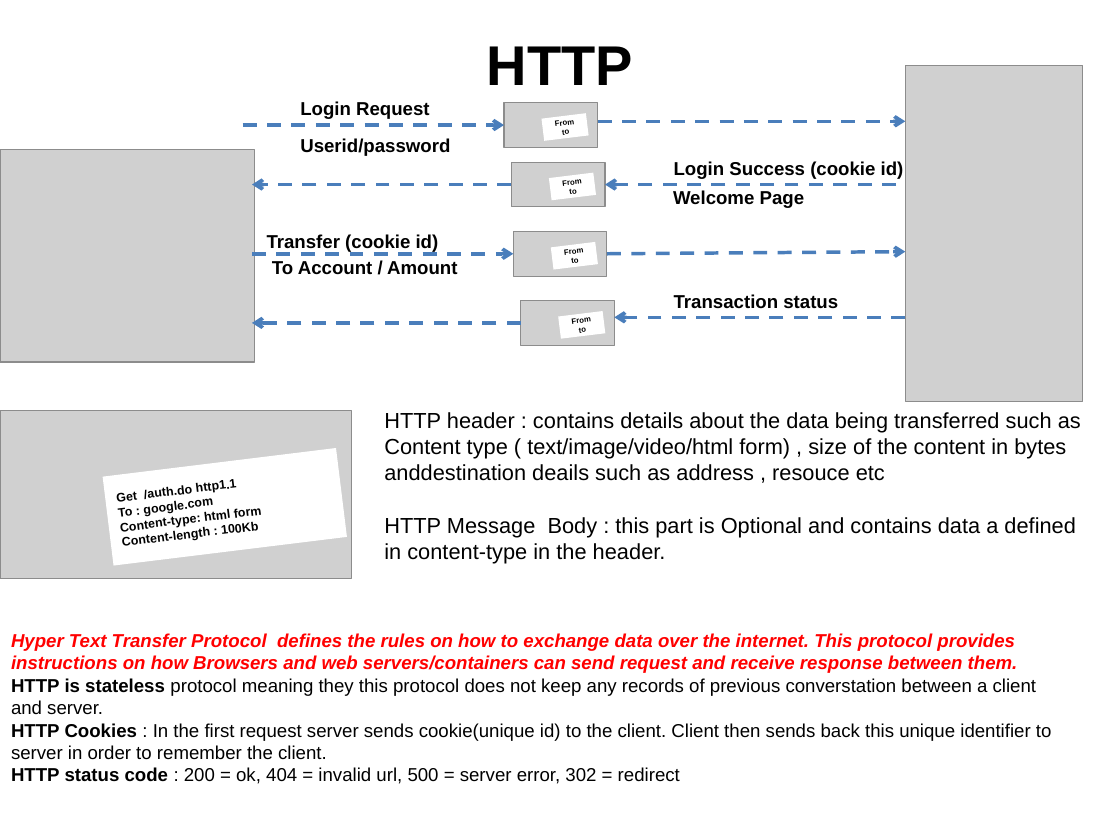
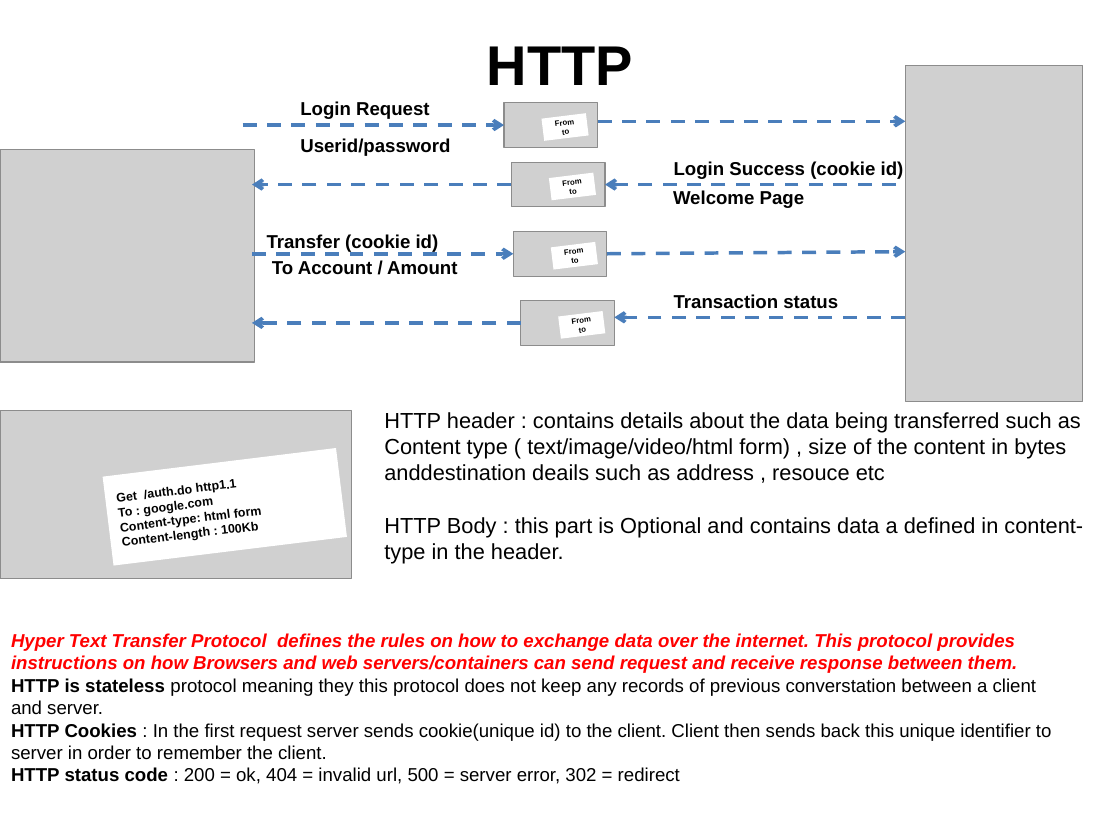
Before and after one commit to thinkcodegravity/nov24jee, a slide deck: slide 10 of JEE_st.pptx. Drawn at 1120x840 pixels with LibreOffice and Linux fonts; fonts in the diff are those of the drawing; grey boxes stand for pictures; background and template pictures are left out. Boxes give left, top, right and bottom in pixels: in the first picture for what was removed or moved away, otherwise in the second. Text is boxed around its words. In the diff, an @@ line names an element or a change of style, - is before the commit and + after.

```diff
--- a/JEE_st.pptx
+++ b/JEE_st.pptx
@@ text at <box>384,517,1083,564</box>: text changed @@
-HTTP Message Body : this part is Optional and contains data a defined in content-type in the header.
+HTTP Body : this part is Optional and contains data a defined in content-type in the header.
```
Also in this commit, not shown: 4 other files.
